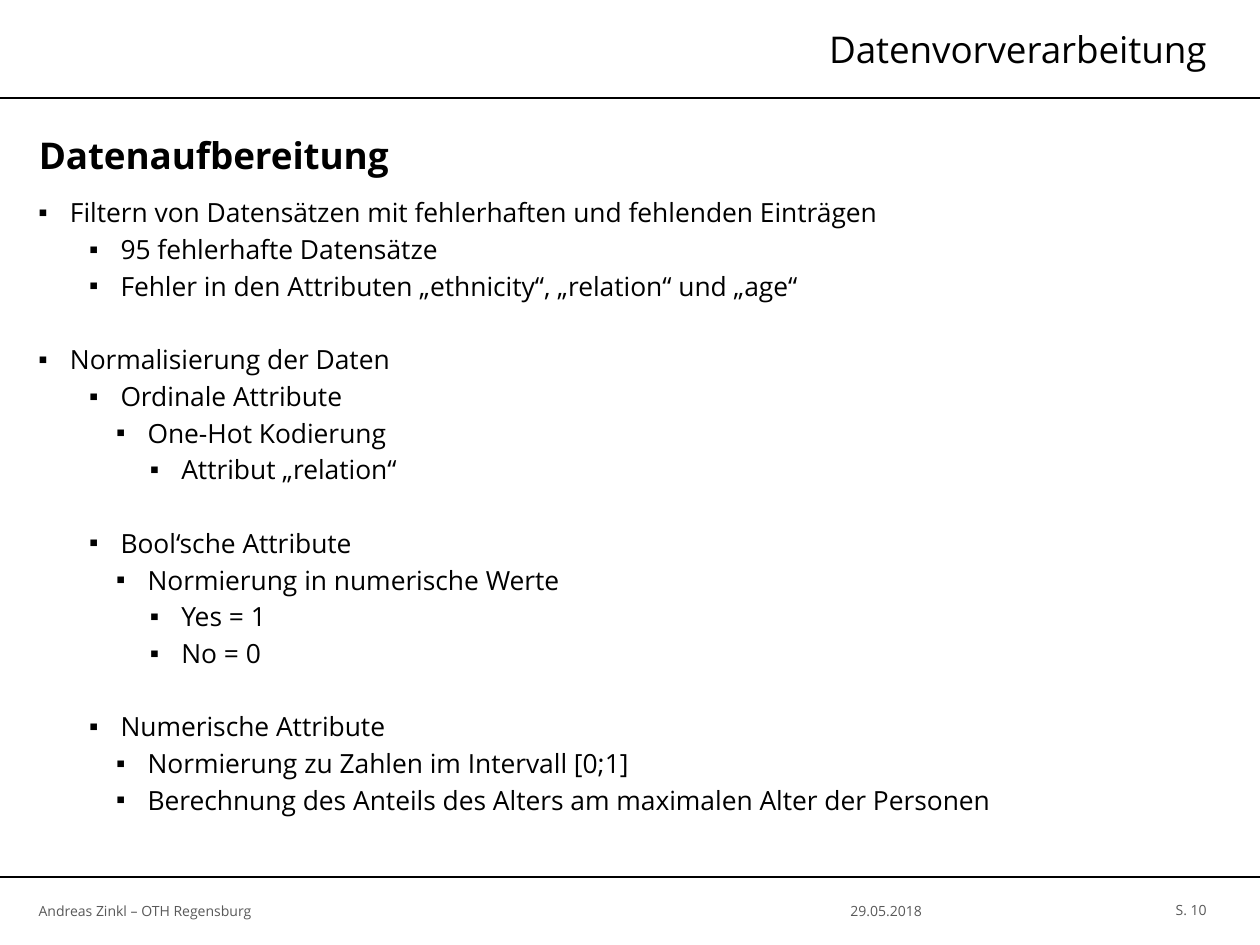
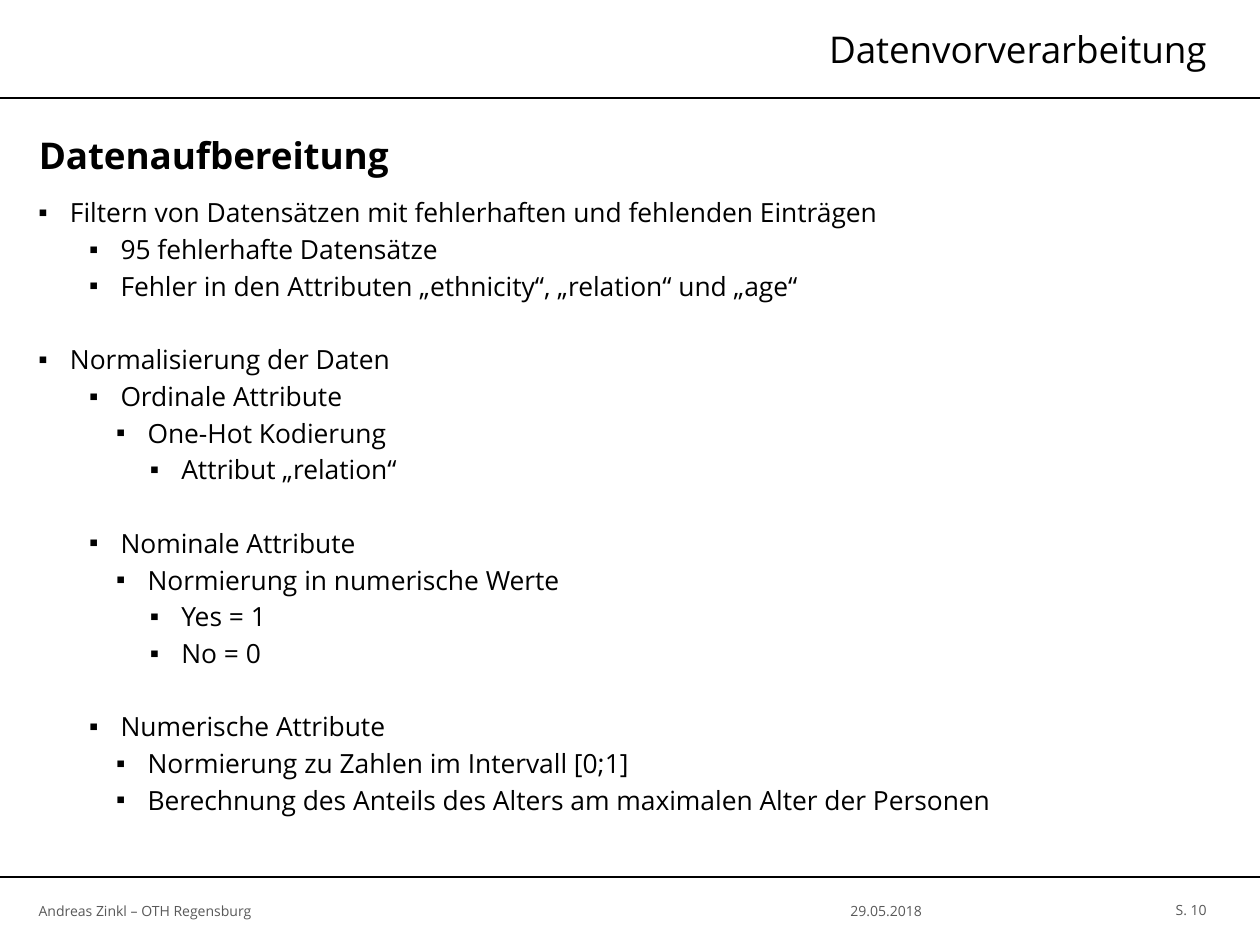
Before and after one commit to zinklandi/Autism_Classification_Paper, a slide deck: slide 10 of IML-Praesentation.pptx. Drawn at 1260x945 pixels with LibreOffice and Linux fonts; fonts in the diff are those of the drawing; background and template pictures are left out. Boxes give left, top, right and bottom in pixels: in the first picture for what was removed or moved away, otherwise in the second. Text is boxed around its words. In the diff, an @@ line names an element or a change of style, - is before the commit and + after.

```diff
--- a/IML-Praesentation.pptx
+++ b/IML-Praesentation.pptx
@@ text at (121,533,355,554): text changed @@
-  ▪ Bool‘sche Attribute
+  ▪ Nominale Attribute
```
Also in this commit, not shown: 6 other slides changed, 12 other files.
